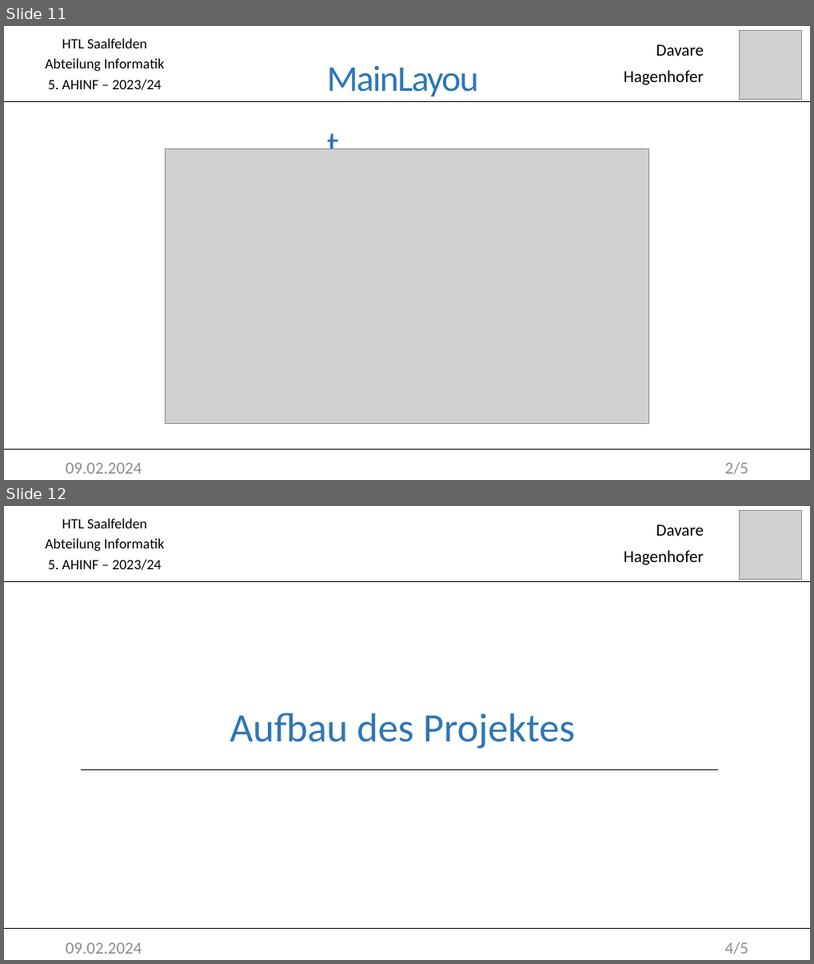
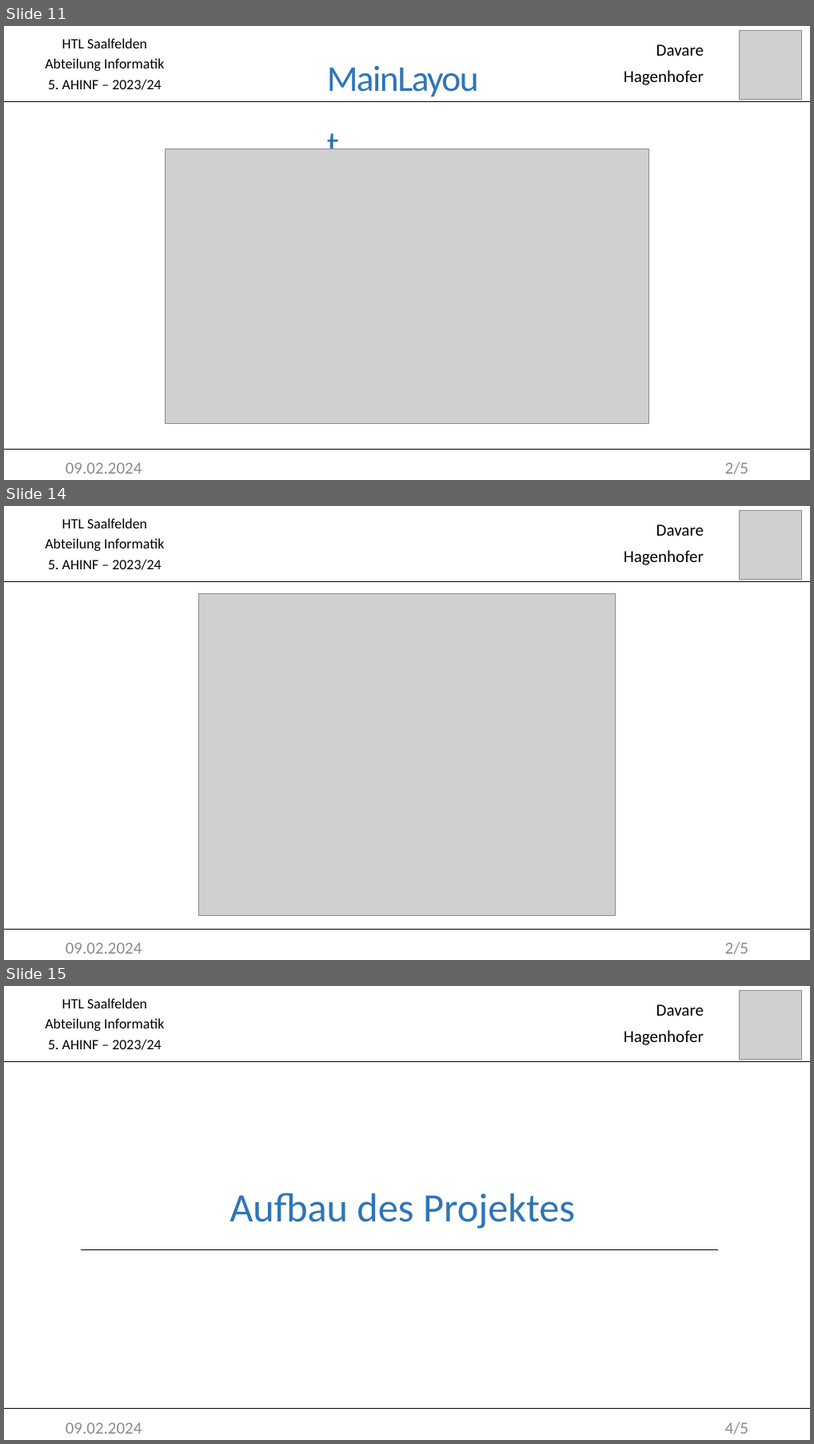
Before and after one commit to DavareDavare/GCM, a slide deck: Praesentation0802.pptx. Shown one above the other, each under a label of ours: slides 11 and 12 before the commit, slides 11, 14 and 15 after it; the slides between them are not shown. The pictures are 814x964 and 814x1444 pixels, drawn with LibreOffice and Linux fonts; fonts in the diff are those of the drawing; grey boxes stand for pictures. Boxes give left, top, right and bottom in pixels: in the first picture for what was removed or moved away, otherwise in the second. Text is boxed around its words. In the diff, an @@ line names an element or a change of style, - is before the commit and + after.

Commit message:
Präsentationsteil Hagenhofer

```diff
--- a/Praesentation0802.pptx
+++ b/Praesentation0802.pptx
@@ slide 14 added at (4,506,810,960), background #FFFFFF @@
@@ subtitle added at (45,518,164,570), 17 pt, text #000000 @@
+HTL Saalfelden
+Abteilung Informatik
+5. AHINF – 2023/24
@@ text added at (624,524,704,565), 20 pt, text #000000 @@
+Davare
+Hagenhofer
@@ picture added at (740,510,802,579) @@
@@ line added from (4, 582) to (810, 582), #000000 0.5 pt @@
@@ picture added at (198,593,616,915) @@
@@ line added from (4, 929) to (810, 929), #000000 0.5 pt @@
@@ text added at (66,942,142,953), 20 pt, text #8C8C8C @@
+09.02.2024
@@ text added at (726,941,749,954), 20 pt, text #8C8C8C @@
+2/5
@@ what was slide 12 is now slide 15 @@
```
Also in this commit, not shown: 2 slides changed, 5 other slides added, 1 other file.
